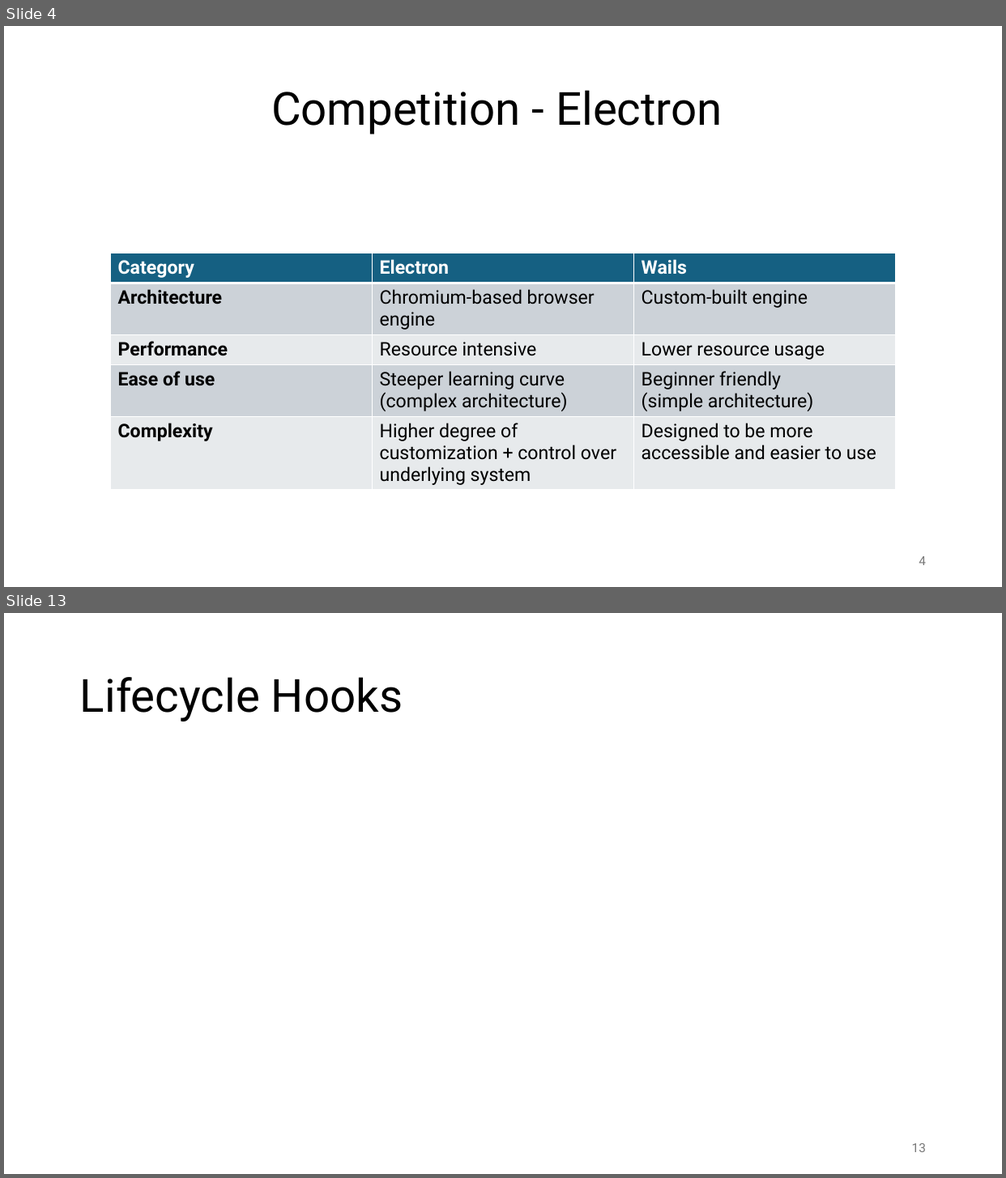
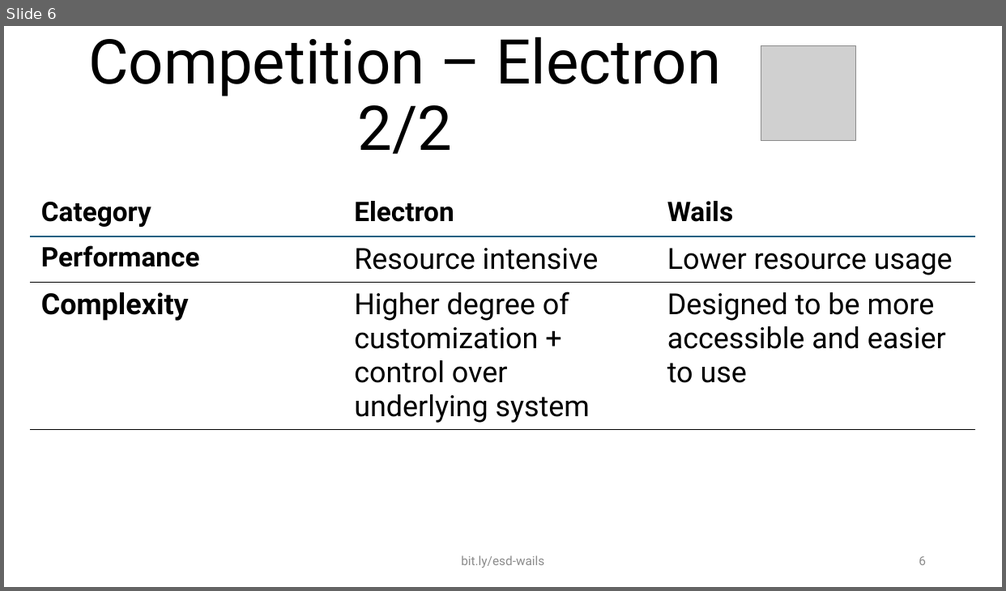
Before and after one commit to hiphof/esd-2024-wailsvue, a slide deck: presentation/Wails-Vue_Presentation.pptx. Shown one above the other, each under a label of ours: slides 4 and 13 before the commit, slide 6 after it; the slides between them are not shown. The pictures are 1006x1178 and 1006x591 pixels, drawn with LibreOffice and Linux fonts; fonts in the diff are those of the drawing; grey boxes stand for pictures. Boxes give left, top, right and bottom in pixels: in the first picture for what was removed or moved away, otherwise in the second. Text is boxed around its words. In the diff, an @@ line names an element or a change of style, - is before the commit and + after.

```diff
--- a/presentation/Wails-Vue_Presentation.pptx
+++ b/presentation/Wails-Vue_Presentation.pptx
@@ slide 13 removed at <box>4,613,1002,1174</box>, background #FFFFFF @@
@@ title removed at <box>80,677,403,722</box> @@
-Lifecycle Hooks
@@ page number removed at <box>912,1144,926,1152</box> @@
-13
@@ what was slide 4 is now slide 6 @@
@@ slide 6 changed as well @@
@@ title at <box>88,37,722,154</box>: text changed; size 44 to 59.4 pt @@
-Competition - Electron
+Competition – Electron 2/2
@@ picture added at <box>761,45,856,140</box> @@
@@ table at <box>30,191,975,433</box> @@
-row 2: Architecture | Chromium-based browser engine | Custom-built engine
-row 4: Ease of use | Steeper learning curve / (complex architecture) | Beginner friendly / (simple architecture)
@@ table: place and size @@
-table at <box>110,253,897,493</box>
+table at <box>30,191,975,433</box>
@@ text added at <box>461,556,544,568</box>, 12 pt, text #8C8C8C @@
+bit.ly/esd-wails
@@ page number at <box>918,557,926,565</box>: text changed; text colour #797979 to #8C8C8C @@
-4
+6
```
Also in this commit, not shown: 5 other slides changed, 10 slides added, 7 other slides removed, 1 other file.
